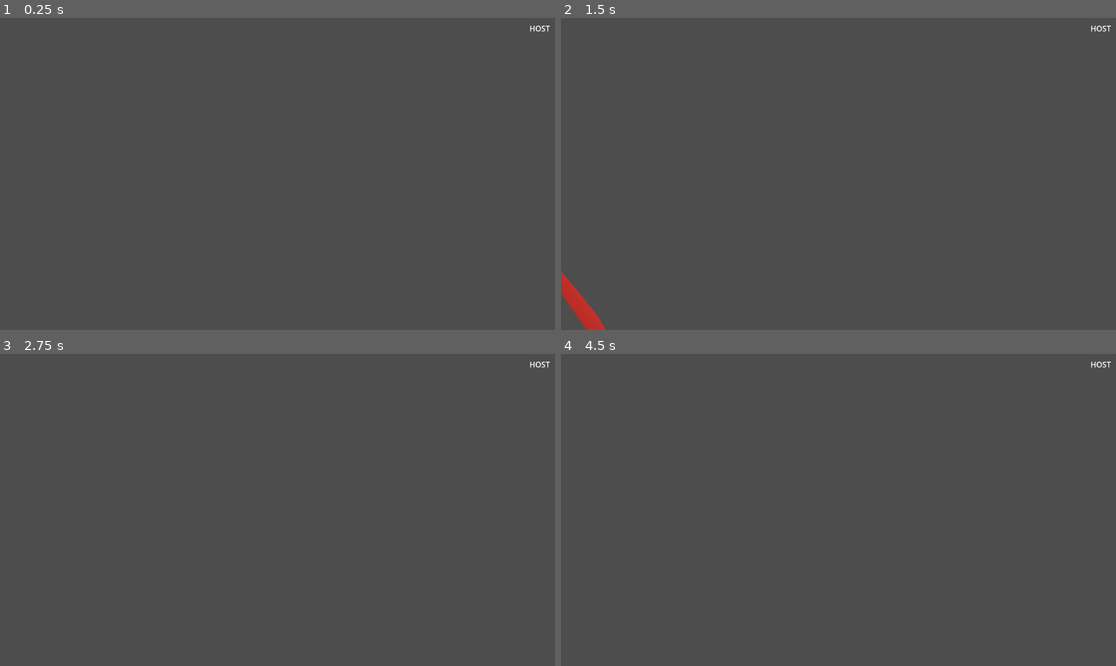
Above: before the commit, frames 1-4 (two rows, left to right).
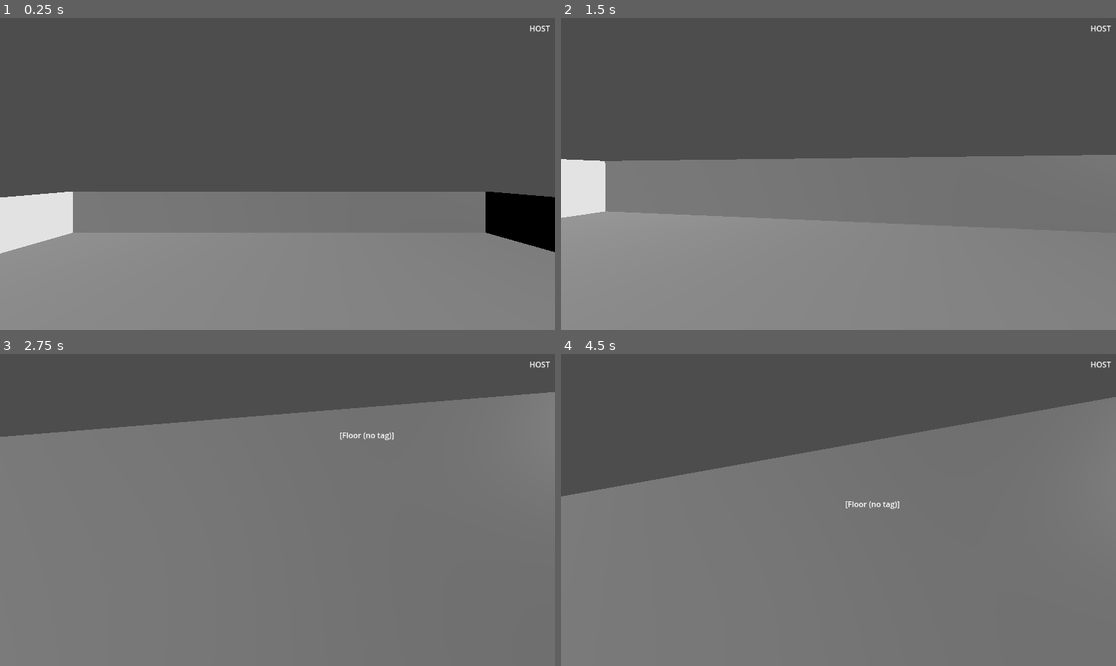
Above: after the commit, the same moments.

Repository: gonkhub/Crater
Game: Godot game, scene res://world.tscn
Two runs of this game, one before a commit and one after it. Both use one fixed random seed, a clock stepped at 60 frames per second and the inputs below. This scene is started directly instead of the project's main scene.
Inputs (mouse positions are in pixels of both pictures, inside the frame that each line leads up to):
- Up to frame 1 (0.25 s): no input
- Up to frame 2 (1.5 s): tap Enter at 0.5 s; move the mouse to (866, 174) at 0.52 s; hold Shift (slide) 0.53-1.28 s; hold W (up) from 0.53 s (still down); click (866, 174) at 0.67 s; tap Space (jump) at 0.77 s; move the mouse to (810, 174) at 1.27 s; tap Tab at 1.35 s
- Up to frame 3 (2.75 s): tap Space (jump) at 1.52 s; move the mouse to (333, 441) at 2.02 s; release W (up) at 2.03 s; hold D (right) from 2.03 s (still down); hold Shift (slide) from 2.03 s (still down)
- Up to frame 4 (4.5 s): move the mouse to (810, 572) at 2.77 s; release D (right) at 2.78 s; release Shift (slide) at 2.78 s; hold W (up) from 2.78 s (still down); tap Tab at 2.85, 4.35 s; click (810, 572) at 2.92 s; tap Space (jump) at 3.02, 3.77, 4.25 s; move the mouse to (877, 513) at 3.52 s; hold Shift (slide) 3.53-4.28 s; move the mouse to (794, 506) at 4.27 s

The runs differ from the first frame. In frame 1, 44% of the frame differs, in the area x 0-100%, y 55-100%; in frame 2, 55%; in frame 3, 81%, in the area x 0-100%, y 12-100%; in frame 4, 70%.

Commit message:
Fix ramp collision shape to match visual mesh scale
The ramp MeshInstance3D was scaled (3,1,1) with y-offset 0.885689, but
its sibling CollisionShape3D had no transform — leaving the collision 3x
narrower than the visual and navmesh. NPCs and players walking past the
center third of the ramp found no collision support and clipped through.

Co-Authored-By: Claude Sonnet 4.6 <noreply@anthropic.com>

Diff:
--- a/world.tscn
+++ b/world.tscn
@@ -126,10 +126,11 @@
 skeleton = NodePath("")
 
 [node name="CollisionShape3D" type="CollisionShape3D" parent="NavigationRegion3D/Ramp"]
+transform = Transform3D(3, 0, 0, 0, 1, 0, 0, 0, 1, 0, 0.885689, 0)
 shape = SubResource("ConcavePolygonShape3D_2xnc0")
 
 [node name="adio" parent="." instance=ExtResource("4_adio0")]
 transform = Transform3D(1, 0, 0, 0, 1, 0, 0, 0, 1, 0.375314, 0.40941, 3.45408)
 
 [node name="Mushroom" parent="." instance=ExtResource("5_mush0")]
-transform = Transform3D(1, 0, 0, 0, 1, 0, 0, 0, 1, 0, 2, 0)
+transform = Transform3D(1, 0, 0, 0, 1, 0, 0, 0, 1, 5.6893, 0.59729, 6.7772)
Not shown: 1 places in world.tscn that only renumber resources
